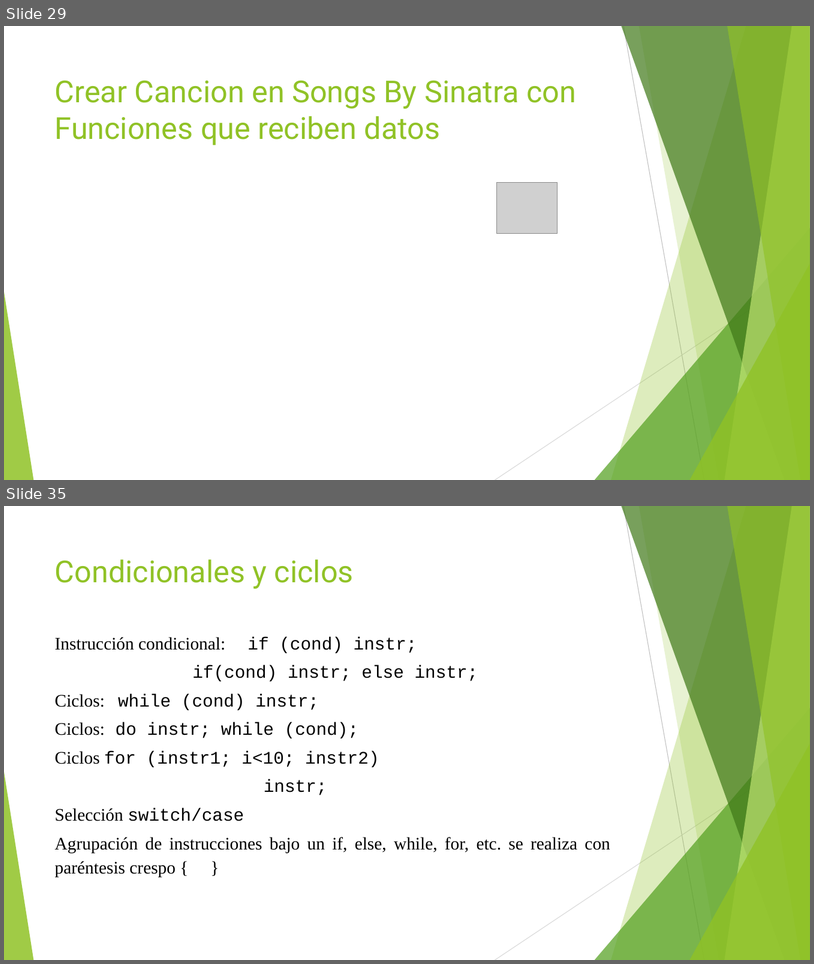
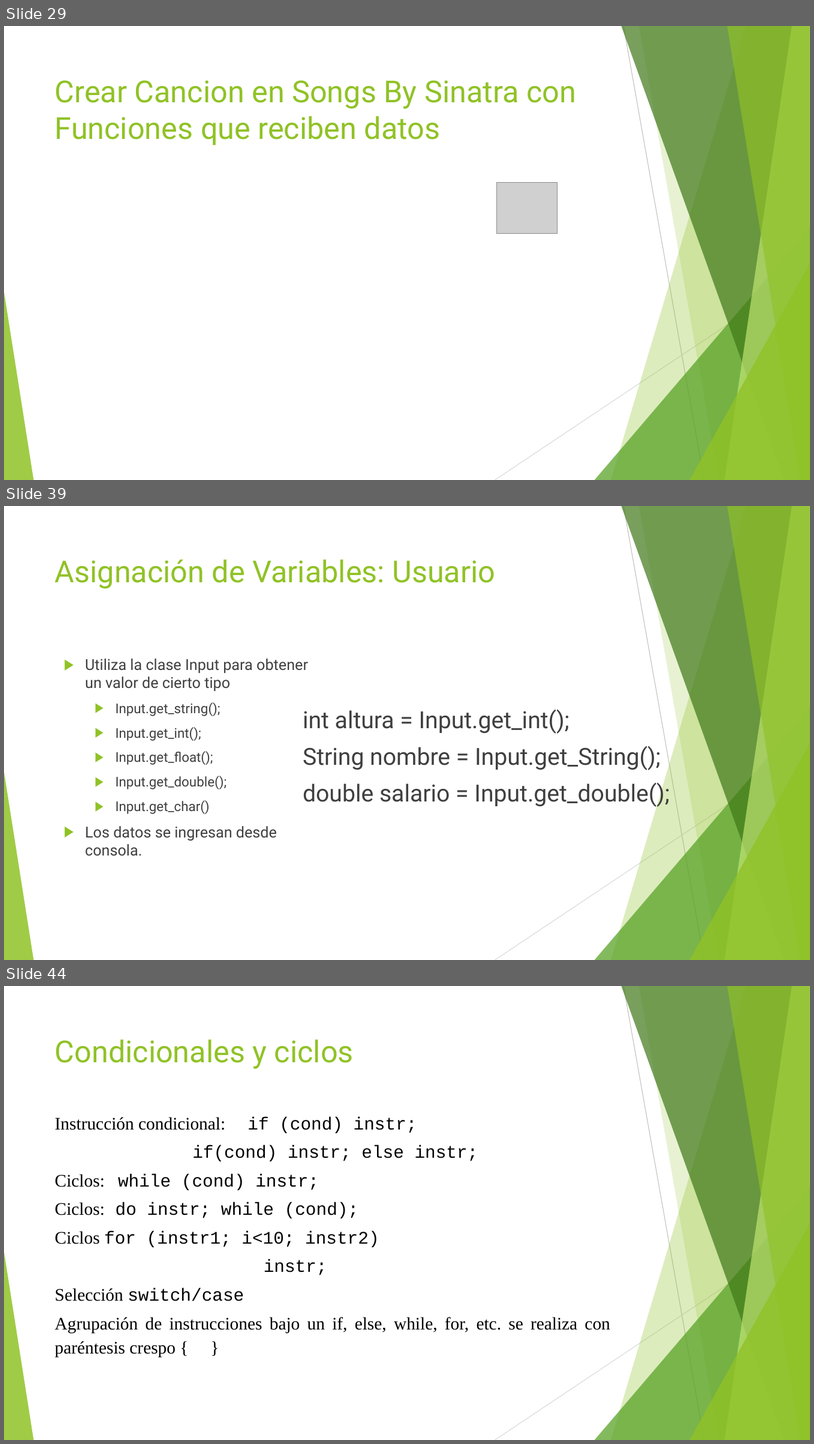
Before and after one commit to jomarnavarro/basicJava, a slide deck: Selenium, module 2.pptx. Shown one above the other, each under a label of ours: slides 29 and 35 before the commit, slides 29, 39 and 44 after it; the slides between them are not shown. The pictures are 814x964 and 814x1444 pixels, drawn with LibreOffice and Linux fonts; fonts in the diff are those of the drawing; grey boxes stand for pictures. Boxes give left, top, right and bottom in pixels: in the first picture for what was removed or moved away, otherwise in the second. Text is boxed around its words. In the diff, an @@ line names an element or a change of style, - is before the commit and + after.

```diff
--- a/Selenium, module 2.pptx
+++ b/Selenium, module 2.pptx
@@ slide 39 added at [4, 506, 810, 960], background #FFFFFF; not listed: 10 template elements that a slide beside it also shows @@
@@ title added at [55, 559, 495, 589], 36 pt, text #90C226 @@
+Asignación de Variables: Usuario
@@ text added at [85, 658, 308, 856], 16 pt, text #3F3F3F @@
+▶ Utiliza la clase Input para obtener un valor de cierto tipo
+  ▶ Input.get_string();
+  ▶ Input.get_int();
+  ▶ Input.get_float();
+  ▶ Input.get_double();
+  ▶ Input.get_char()
+▶ Los datos se ingresan desde consola.
@@ text added at [303, 709, 670, 807], 28 pt, text #3F3F3F @@
+int altura = Input.get_int();
+String nombre = Input.get_String();
+double salario = Input.get_double();
@@ what was slide 35 is now slide 44 @@
```
Also in this commit, not shown: 4 slides changed, 10 other slides added, 2 slides removed.
